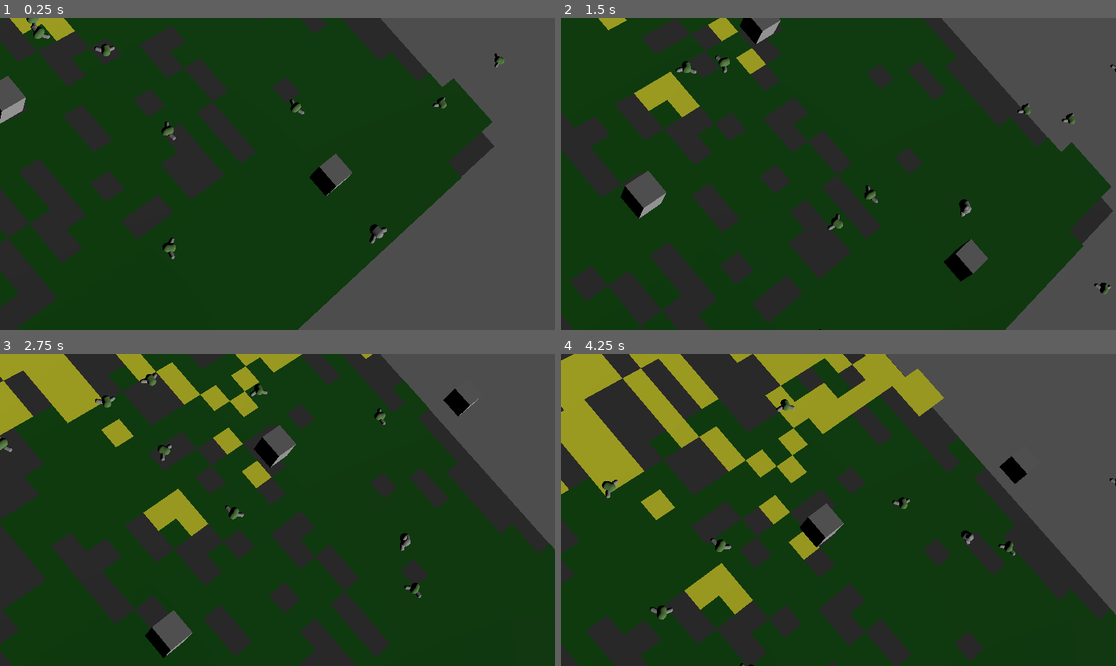
Above: before the commit, frames 1-4 (two rows, left to right).
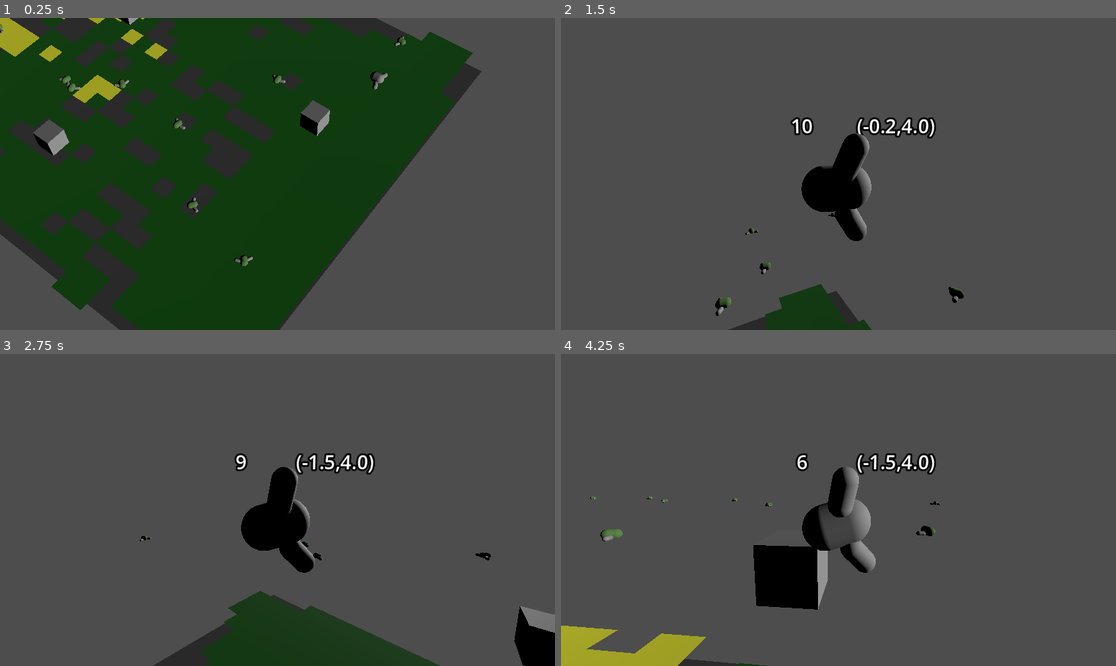
Above: after the commit, the same moments.

Repository: flatweb/gwj90Murat
Game: Godot game, scene res://game.tscn
Same seed, same stepped clock (60 frames per second), same inputs: the game is played once before the commit and once after it.
Inputs (mouse positions are in pixels of both pictures, inside the frame that each line leads up to):
- Up to frame 1 (0.25 s): no input
- Up to frame 2 (1.5 s): move the mouse to (960, 158) at 0.52 s; hold Right (droite) 0.53-1.28 s; tap C (camera, bound only after the commit) at 0.6 s; move the mouse to (727, 189) at 1.27 s; hold Down (bas) from 1.28 s (still down); tap Z (attente) at 1.35 s
- Up to frame 3 (2.75 s): tap C (camera, bound only after the commit) at 1.55, 2.3 s; move the mouse to (333, 441) at 2.02 s; release Down (bas) at 2.03 s; hold Right (droite) from 2.03 s (still down); hold Space (decolle) from 2.03 s (still down)
- Up to frame 4 (4.25 s): move the mouse to (810, 572) at 2.77 s; release Space (decolle) at 2.78 s; tap C (camera, bound only after the commit) at 2.85, 3.6 s; move the mouse to (1005, 556) at 3.52 s; release Right (droite) at 3.53 s; hold Left (gauche) from 3.53 s (still down)

The runs differ from the first frame. In frame 1, 30% of the frame differs, in the area x 0-91%, y 0-100%; in frame 2, 84%, in the area x 0-100%, y 0-100%; in frame 3, 84%; in frame 4, 83%.

Commit message:
Ajout d'une caméra latérale, avec indicateurs (alt, vitesse) pour les tests : touche "C" amélioration de l'atterrissage en douceur #22

Diff:
--- a/game.gd
+++ b/game.gd
@@ -21,6 +21,7 @@
 func start():
 	# Repositionner la camera ?
 	$Camera3D.followed = $Oiseau
+	$Camera3D.make_current()
 	$AudioStreamPlayer.play()
 
 func populategridmap():
--- a/game.tscn
+++ b/game.tscn
@@ -36,11 +36,11 @@
 transform = Transform3D(1, 0, 0, 0, 0.9659258, 0.25881907, 0, -0.25881907, 0.9659258, 0, 3, 0)
 
 [node name="Oiseau" parent="." unique_id=1267771531 instance=ExtResource("1_80nbo")]
-transform = Transform3D(1, 0, 0, 0, 1, 0, 0, 0, 1, 0, 5, 100)
+transform = Transform3D(1, 0, 0, 0, 1, 0, 0, 0, 1, 0, 10, 100)
 
 [node name="Camera3D" type="Camera3D" parent="." unique_id=295921986]
-transform = Transform3D(0.6710024, 0.51733565, -0.5311494, 0.3565425, 0.40296745, 0.8429085, 0.6501025, -0.7549709, 0.085939996, -19.762136, 33.607548, 98.74295)
-fov = 20.0
+transform = Transform3D(0.60181504, 0.6675055, -0.43846917, 0, 0.54902285, 0.8358074, 0.79863554, -0.50300145, 0.3304102, -17.108107, 30.819828, 107.79487)
+fov = 26.0
 far = 1000.0
 script = ExtResource("4_7jktm")
 
--- a/oiseau.gd
+++ b/oiseau.gd
@@ -17,6 +17,10 @@
 var speedlat : float = 2.0
 # Vitesse de vol en piqué
 var speeddown : float = speedfront * 1.5
+# Altitude où on commence à freiner le piqué pour atterrir
+var altitudefreinage : float = 5.0
+# vitesse de descente sous laquelle on ne passe pas en descente
+const VITESSE_Y_MIN = 3.0
 
 # limite en +X ou -X de la position de l'oiseau
 var limite_x : float = 10.0 # valeur arbitraire à fixer par set_limite_x
@@ -30,6 +34,9 @@
 var enaction : bool = false
 var actionencours : action = action.AUCUNE
 
+# autre camera
+var prevcam : Camera3D
+
 # Vitesse de croisière
 var speedVect : Vector3
 # position de départ, notamment pour remonter à l'altitude Y
@@ -39,6 +46,7 @@
 	speedVect = Vector3(0,0,-speedfront)
 	self.rotation = Vector3.ZERO
 	startpos = self.position
+	$Indicateurs.hide()
 	pass
 
 func set_limite_x(value):
@@ -70,6 +78,7 @@
 func calc_rot_speed(_act : action, facteur : float) -> float :
 		var signx : int
 		if position.x == 0:
+			# si on est vraiment dans l'axe, on choisit le côté au hasard
 			signx = randi_range(0,1)*2-1
 		else :
 			signx = sign(position.x)
@@ -95,14 +104,33 @@
 		#print ("angle auto=", angle_correction)
 
 func descente(delta : float):
+	# Note : comme on descend la vitesse en Y est négative
+	# si on est trop bas, on freine en Y, mais aussi en front
+	if position.y < altitudefreinage:
+		var newspeedY = speedVect.y * position.y/altitudefreinage*(1-delta)
+		newspeedY = min(-VITESSE_Y_MIN,newspeedY)
+		# on risque de remonter ?
+		if newspeedY >= 0:  # mais avec la formule, ça ne risque pas
+			# donc on se contente d'un décélération lente
+			newspeedY = min(-VITESSE_Y_MIN,speedVect.y * 0.9*(1-delta))
+		# Si on est déjà très bas,
+		if position.y < 1.0: # FIXME : constante ou calcul
+			newspeedY = VITESSE_Y_MIN #FIXME ? C'est un peu brutal
+		speedVect.y=newspeedY
+		print("en freinage à ",position.y,", speedY=",speedVect.y)
+		# changement progressif d'inclinaison (axe X vers le haut)
+		$Forme.rotation.x *= position.y/altitudefreinage
+	# accélération :
 	if speedVect.y > -speeddown:
+		# on accélère un peu
 		speedVect.y -= delta * (0.5)*speeddown
 		if speedVect.y < -speeddown :
 			speedVect.y = speeddown
-	# changement d'inclinaison (axe X)
-	if abs($Forme.rotation.x) < PI/4 :
-		#print("vire from ",$Forme.rotation.z, " for ",rad_to_deg(change*ROTSPEED*delta))
-		$Forme.rotate_x(-0.1*ROTSPEED*delta)
+		# changement progressif d'inclinaison (axe X vers le bas)
+		if abs($Forme.rotation.x) < PI/4 :
+			#print("vire from ",$Forme.rotation.z, " for ",rad_to_deg(change*ROTSPEED*delta))
+			$Forme.rotate_x(-0.1*ROTSPEED*delta)
+	print ("vit descente Y=",speedVect.y)
 
 func remonte(delta : float):
 	if speedVect.y < 0:
@@ -144,6 +172,15 @@
 func _process(_delta):
 	if Input.is_action_just_pressed("attente",true):
 		attente()
+	elif Input.is_action_just_pressed("camera",true):
+		# changement de caméra (pour tests surtout)
+		if prevcam != null :
+			prevcam.make_current()
+			prevcam = null
+		else:
+			prevcam = get_viewport().get_camera_3d()
+			$Camera3D.make_current()
+			$Indicateurs.show()
 
 func _physics_process(delta: float) -> void:
 	var change = Input.get_axis("droite","gauche")
@@ -211,12 +248,12 @@
 		correction()
 		virage(autorotspeed,delta)
 
-
-	# On pourrait aussi tester par rapport à des CollisionShapes latérales sur le game
-	#move_and_collide(speedVect*???, true)
-
+	if $Indicateurs.visible :
+		$Indicateurs/Altitude.text = "%d" % roundi(position.y)
+		$Indicateurs/Vitesses.text = "(%2.1f,%2.1f)" % [speedVect.y,Vector2(speedVect.x,speedVect.z).length()]
 	var collisions : KinematicCollision3D
 	collisions = move_and_collide(speedVect*delta)
+
 	if (collisions != null):
 		for i in range(0,collisions.get_collision_count()):
 			var obj = collisions.get_collider(i)
--- a/oiseau.tscn
+++ b/oiseau.tscn
@@ -34,3 +34,16 @@
 [node name="AileG" type="MeshInstance3D" parent="Forme" unique_id=474476359]
 transform = Transform3D(-0.017496575, -0.9112353, 0.4115143, 0.9998157, -0.019197399, 0, 0.007900006, 0.41143847, 0.91140324, -0.3, -0.094, 0.1)
 mesh = SubResource("CapsuleMesh_pmcpw")
+
+[node name="Camera3D" type="Camera3D" parent="." unique_id=1608969010]
+transform = Transform3D(-4.3362395e-08, 0.1261124, -0.99201596, 5.512548e-09, 0.99201596, 0.1261124, 1, 0, -4.371139e-08, -1.7310467, 0.3388319, 0)
+
+[node name="Indicateurs" type="Node3D" parent="." unique_id=1226209583]
+
+[node name="Altitude" type="Label3D" parent="Indicateurs" unique_id=690172657]
+transform = Transform3D(-4.371139e-08, 0, -1, 0, 1, 0, 1, 0, -4.371139e-08, 0, 0.5246535, -0.30429298)
+text = "0.0"
+
+[node name="Vitesses" type="Label3D" parent="Indicateurs" unique_id=56208281]
+transform = Transform3D(-4.371139e-08, 0, -1, 0, 1, 0, 1, 0, -4.371139e-08, 0, 0.5246535, 0.47910708)
+text = "(0.00,0.00)"
--- a/project.godot
+++ b/project.godot
@@ -45,6 +45,11 @@
 "events": [Object(InputEventKey,"resource_local_to_scene":false,"resource_name":"","device":-1,"window_id":0,"alt_press …(191 unchanged characters)…
 ]
 }
+camera={
+"deadzone": 0.2,
+"events": [Object(InputEventKey,"resource_local_to_scene":false,"resource_name":"","device":-1,"window_id":0,"alt_pressed":false,"shift_pressed":false,"ctrl_pressed":false,"meta_pressed":false,"pressed":false,"keycode":0,"physical_keycode":67,"key_label":0,"unicode":99,"location":0,"echo":false,"script":null)
+]
+}
 
 [physics]
 
